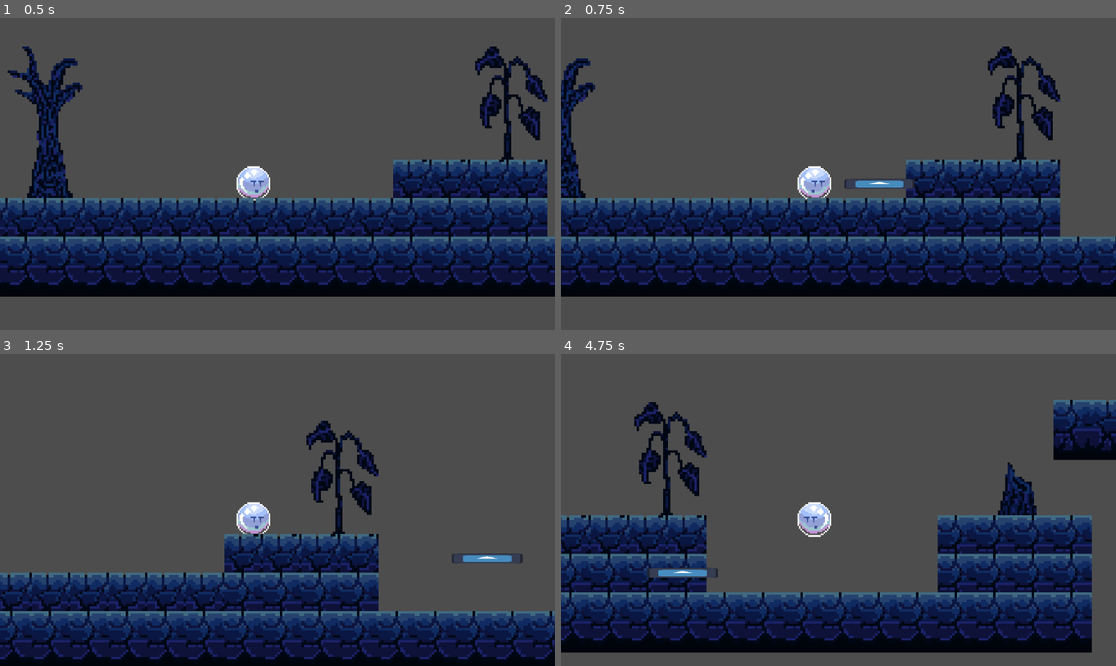
Above: before the commit, frames 1-4 (two rows, left to right).
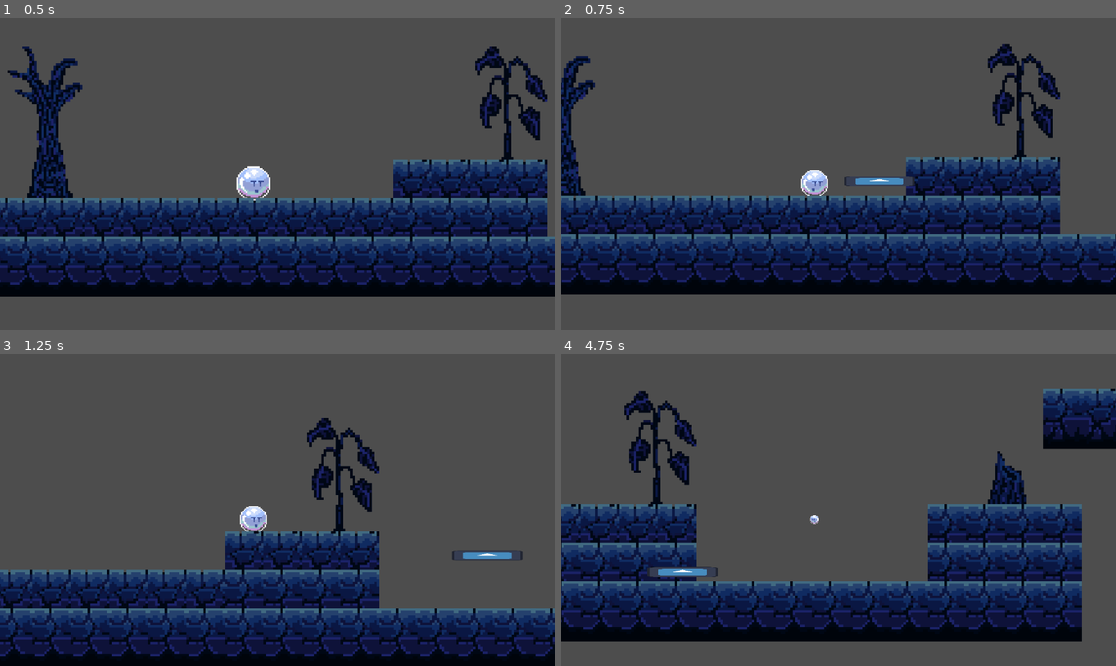
Above: after the commit, the same moments.

Repository: ricaardoandrees/CaracasGameJam2025
Game: Godot game, scene res://game.tscn
The game is run twice, just before and just after one commit, with the same random seed, the same clock (stepped at 60 frames per second) and the same inputs. The engine's default icon, where the game draws it, is replaced by a stand-in: a white triangle on a blue panel in a dark square.
Inputs:
- Up to frame 1 (0.5 s): no input
- Up to frame 2 (0.75 s): tap Enter (suicidarse) at 0.5 s; hold D (derecha) from 0.53 s (still down); hold E (disparar) from 0.53 s (still down)
- Up to frame 3 (1.25 s): keep holding D (derecha); keep holding E (disparar); tap Space (saltar) at 0.77 s
- Up to frame 4 (4.75 s): release E (disparar) at 1.28 s; tap E (disparar) at 1.35, 2.3, 3.05, 4.35 s; tap Space (saltar) at 1.52, 3.02, 3.77, 4.52 s; release D (derecha) at 2.03 s; hold A (izquierda) 2.03-2.78 s; hold Q (inflar) 2.03-2.78 s; hold D (derecha) 2.78-4.28 s; tap Enter (suicidarse) at 2.85 s; hold E (disparar) 3.53-4.28 s; hold A (izquierda) from 4.28 s (still down)

Frame 1 is identical in both runs. In frame 2, 16% of the frame differs, in the area x 0-100%, y 8-90%; in frame 3, 15%; in frame 4, 32%, in the area x 0-100%, y 11-96%.

Commit message:
me hago pequis

Diff:
--- a/Scripts/PlayerBurbuja.gd
+++ b/Scripts/PlayerBurbuja.gd
@@ -1,5 +1,6 @@
 extends CharacterBody2D
 @onready var animated_sprite_2d = $AnimatedSprite2D
+@onready var collision_shape_2d = $CollisionShape2D
 
 
 const SPEED = 100.0
@@ -65,4 +66,6 @@
 		var instancia = balla_burbuja.instantiate()
 		instancia.position = animated_sprite_2d.global_position
 		instancia.DIRECTION = DIRECTION
+		animated_sprite_2d.scale *= 0.8
+		collision_shape_2d.scale *= 0.8
 		get_parent().add_child(instancia)
